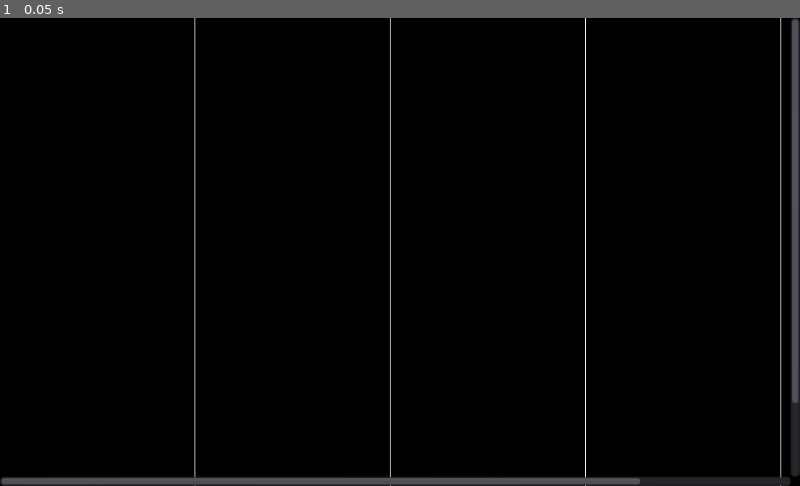
Above: before the commit, frame 1.
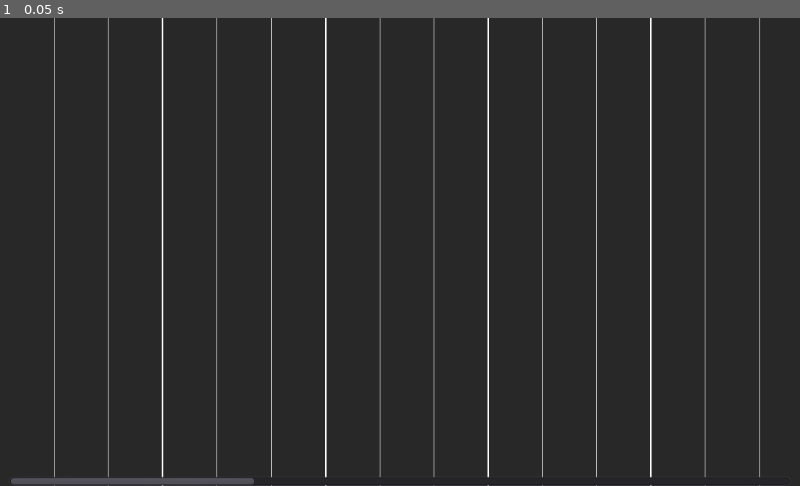
Above: after the commit, the same moment.

Repository: SeleDreams/Godot-PianoRoll
Game: Godot game, scene res://views/MidiEditor/MidiEditor.tscn
Same seed, same stepped clock (60 frames per second), same inputs: the game is played once before the commit and once after it. The project has no main scene, so this scene is started directly.
Inputs:
- Up to frame 1 (0.05 s): no input

The runs differ from the first frame. In frame 1, 98% of the frame differs, in the area x 0-100%, y 0-100%.

Commit message:
Changed to a manual scrollbar and fixed multiple rendering issues

Diff:
--- a/project.godot
+++ b/project.godot
@@ -21,6 +21,7 @@
 [application]
 
 config/name="Vocal Editor"
+run/low_processor_mode=true
 config/icon="res://icon.png"
 
 [physics]
@@ -30,6 +31,7 @@
 [rendering]
 
 quality/driver/driver_name="GLES2"
+threads/thread_model=2
 vram_compression/import_etc=true
 vram_compression/import_etc2=false
 environment/default_environment="res://default_env.tres"
--- a/views/MidiEditor/MidiDrawArea.gd
+++ b/views/MidiEditor/MidiDrawArea.gd
@@ -8,8 +8,8 @@
 export var horizontal_scale : float = 50
 export var bars : int
 export var zoom_steps : float = 0.2
-export var max_zoom : float = 10
-
+export var max_zoom : float = 500
+export var min_zoom : float = 150
 
 onready var timesig : float = timesig_numerator as float / timesig_denominator
 onready var hzoom : float = 1
@@ -19,23 +19,41 @@
 var horizontal_offset : int
 var draw_width : int
 var draw_height : int
-
+var space_between_bars : float
+var actual_space_of_bar : float
+var total_size : float
 
 # Called when the node enters the scene tree for the first time.
 func _ready():
-	rect_min_size.x = horizontal_scale * bars
-	rect_min_size.y = 700
+	rect_min_size.y = draw_height
+	update_zoom()
 
 func clear_background():
-	draw_rect(Rect2(Vector2(horizontal_offset,vertical_offset),Vector2(draw_width,draw_height)),Color.black)
+	draw_rect(Rect2(Vector2(-horizontal_offset,0) + Vector2(horizontal_offset,vertical_offset),Vector2(draw_width,draw_height)),Color(40 as float / 255,40 as float / 255,40 as float / 255,1))
+
+func draw_beats():
+	var bpm_factor = 100 as float / bpm
+	actual_space_of_bar = space_between_bars + (timesig_denominator * bpm_factor)
+	for i in range(1,bars * timesig_numerator):
+			var beat_pos = Vector2(space_between_bars * i / timesig_numerator / timesig_denominator  * bpm_factor  ,0)
+			if beat_pos.x < rect_size.x + horizontal_offset and beat_pos.x > horizontal_offset:
+				draw_line(Vector2(-horizontal_offset,0) + beat_pos,Vector2(-horizontal_offset,0) + beat_pos + Vector2(0,draw_height),Color.gray)
 
 func draw_bars():
-	var space_between_bars : float = rect_size.x as float / bars
-	for i in range(0,bars):
-		if i * horizontal_scale >= horizontal_offset and i * horizontal_scale <= horizontal_offset + draw_width:
-			var line_pos : Vector2 = Vector2(space_between_bars * i,vertical_offset)
-			draw_line(line_pos,line_pos + Vector2(0,draw_height),Color.white)
+	var bpm_factor = 100 as float / bpm
+	for i in range(1,bars + 1):
+		var bar_pos = Vector2(space_between_bars * i / timesig_denominator * bpm_factor ,0)
+		if bar_pos.x < rect_size.x + horizontal_offset and bar_pos.x > horizontal_offset:
+			draw_line(Vector2(-horizontal_offset,0) + bar_pos,Vector2(-horizontal_offset,0) +  bar_pos + Vector2(0,draw_height),Color.white,2.0)
+
+func update_zoom():
+	hzoom = clamp(hzoom,min_zoom,max_zoom)
+	space_between_bars = horizontal_scale * hzoom
+	var bpm_factor = 100 as float / bpm
+	total_size = (space_between_bars * bars / timesig_denominator * bpm_factor) + 2
+	update()
 
 func _draw():
 	clear_background()
+	draw_beats()
 	draw_bars()
--- a/views/MidiEditor/MidiEditor.gd
+++ b/views/MidiEditor/MidiEditor.gd
@@ -1,19 +1,42 @@
-extends ScrollContainer
+tool
+extends Control
 
+var previous_h_scroll : float
+var h_scrollbar : HScrollBar
 
 onready var midi_draw_area : MidiDrawArea = $MidiDrawArea
+func _ready():
+	h_scrollbar = midi_draw_area.get_node("HScrollBar")
+	#get_v_scrollbar().connect("value_changed",self,"update_offsets")
+	h_scrollbar.connect("value_changed",self,"update_offsets")
+	connect("resized",self,"update_draw_area")
+	get_tree().get_root().connect("size_changed", self, "update_draw_area")
+	midi_draw_area.hzoom = min(midi_draw_area.min_zoom,midi_draw_area.max_zoom / 2)
+	midi_draw_area.update_zoom()
+	update_draw_area()
+	h_scrollbar.max_value = midi_draw_area.total_size
+	h_scrollbar.page = rect_size.x
+	print(h_scrollbar.max_value)
 
-func _ready():
-	get_v_scrollbar().connect("value_changed",self,"update_offsets")
-	get_h_scrollbar().connect("value_changed",self,"update_offsets")
-	connect("resized",self,"update_draw_area")
-	update_draw_area()
+func _input(event):
+	if event is InputEventMouseButton:
+		var previous_max_value = h_scrollbar.max_value
+		var previous_value = h_scrollbar.value
+		if event.button_index == BUTTON_WHEEL_UP and Input.is_key_pressed(KEY_CONTROL):
+			midi_draw_area.hzoom += midi_draw_area.zoom_steps
+			update_draw_area()
+		if event.button_index == BUTTON_WHEEL_DOWN and Input.is_key_pressed(KEY_CONTROL):
+			midi_draw_area.hzoom -= midi_draw_area.zoom_steps
+			update_draw_area()
+		h_scrollbar.max_value = midi_draw_area.total_size
+		h_scrollbar.value = previous_value * h_scrollbar.max_value / previous_max_value
 
 func update_draw_area():
+	h_scrollbar.page = rect_size.x
 	midi_draw_area.draw_width = rect_size.x
 	midi_draw_area.draw_height = rect_size.y
+	midi_draw_area.update_zoom()
 
 func update_offsets(value):
-	midi_draw_area.vertical_offset = scroll_vertical
-	midi_draw_area.horizontal_offset = scroll_horizontal
+	midi_draw_area.horizontal_offset = h_scrollbar.value
 	midi_draw_area.update()
--- a/views/MidiEditor/MidiEditor.tscn
+++ b/views/MidiEditor/MidiEditor.tscn
@@ -3,7 +3,7 @@
 [ext_resource path="res://views/MidiEditor/MidiDrawArea.gd" type="Script" id=1]
 [ext_resource path="res://views/MidiEditor/MidiEditor.gd" type="Script" id=2]
 
-[node name="MidiEditor" type="ScrollContainer"]
+[node name="MidiEditor" type="Control"]
 anchor_right = 1.0
 anchor_bottom = 1.0
 script = ExtResource( 2 )
@@ -12,12 +12,25 @@
 }
 
 [node name="MidiDrawArea" type="Control" parent="."]
-margin_right = 1250.0
-margin_bottom = 720.0
-rect_min_size = Vector2( 1250, 720 )
+anchor_right = 1.0
+anchor_bottom = 1.0
+rect_min_size = Vector2( 600, 0 )
 script = ExtResource( 1 )
 __meta__ = {
 "_edit_use_anchors_": false
 }
-horizontal_scale = 250.0
-bars = 5
+timesig_numerator = 3
+horizontal_scale = 1000.0
+bars = 16
+max_zoom = 10.0
+min_zoom = 1.0
+
+[node name="HScrollBar" type="HScrollBar" parent="MidiDrawArea"]
+anchor_top = 1.0
+anchor_right = 1.0
+anchor_bottom = 1.0
+margin_left = 12.0
+margin_top = -12.0
+margin_right = -12.0
+max_value = 3335.33
+page = 1024.0
